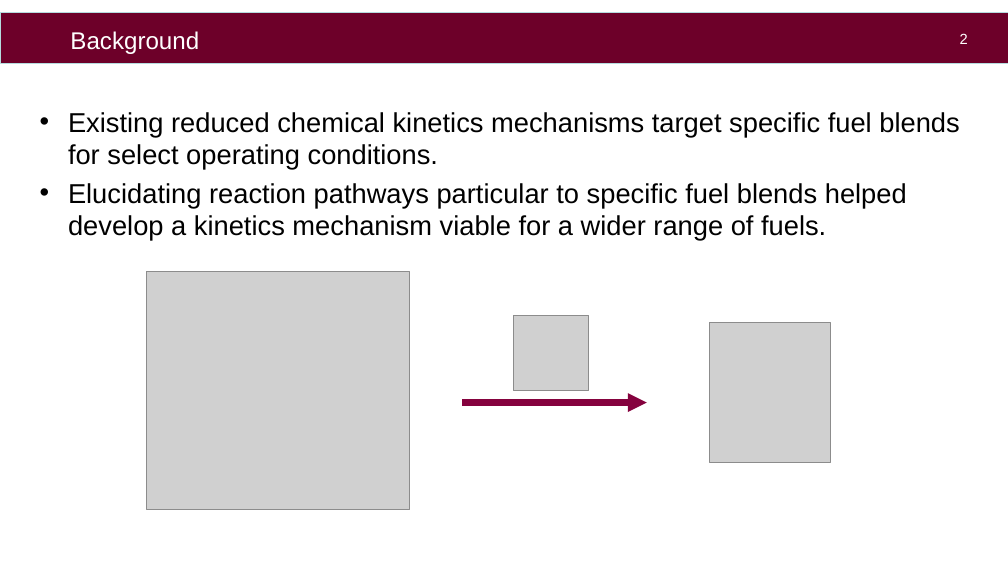
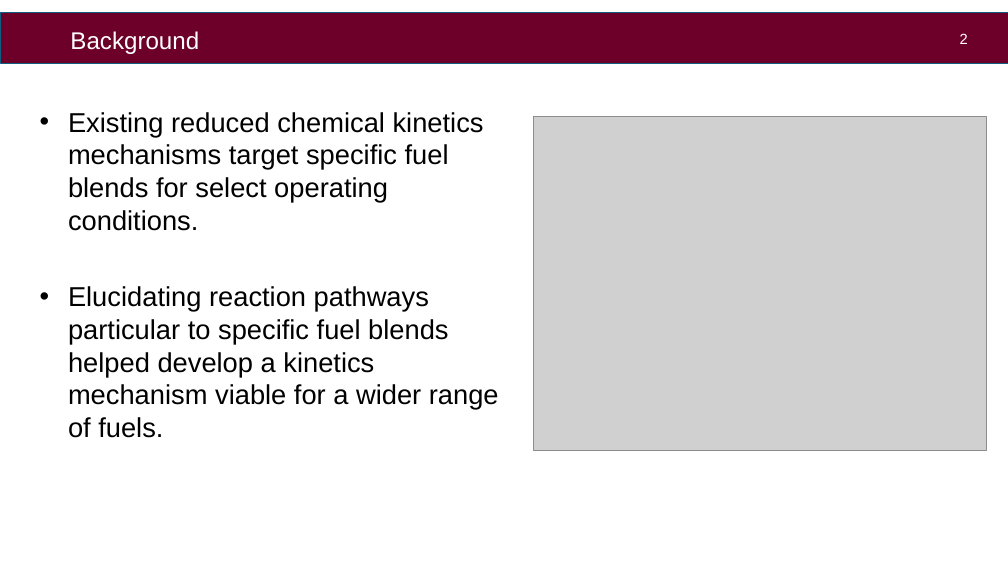
Before and after one commit to aahil-wq/lab-presentations, a slide deck: slide 3 of icfd2026/pres/kyushu_ppt_16-9.pptx. Drawn at 1008x567 pixels with LibreOffice and Linux fonts; fonts in the diff are those of the drawing; grey boxes stand for pictures; background and template pictures are left out. Boxes give left, top, right and bottom in pixels: in the first picture for what was removed or moved away, otherwise in the second. Text is boxed around its words. In the diff, an @@ line names an element or a change of style, - is before the commit and + after.

```diff
--- a/icfd2026/pres/kyushu_ppt_16-9.pptx
+++ b/icfd2026/pres/kyushu_ppt_16-9.pptx
@@ rectangle at (x1=0, y1=13, x2=1008, y2=64): outline #B6DCDF 0.75 pt to #125F82 0.75 pt @@
@@ text "Existing reduced chemical kinetics mechanisms ..." rewrapped from (x1=68, y1=112, x2=959, y2=240) to (x1=68, y1=112, x2=499, y2=438) @@
@@ picture added at (x1=534, y1=117, x2=986, y2=451) @@
@@ picture removed at (x1=147, y1=271, x2=409, y2=510) @@
@@ picture removed at (x1=513, y1=315, x2=589, y2=391) @@
@@ picture removed at (x1=709, y1=323, x2=830, y2=462) @@
@@ arrow removed from (463, 402) to (647, 402) @@
```
Also in this commit, not shown: 13 other slides changed, 8 slides added, 1 slide removed, 8 other files.
